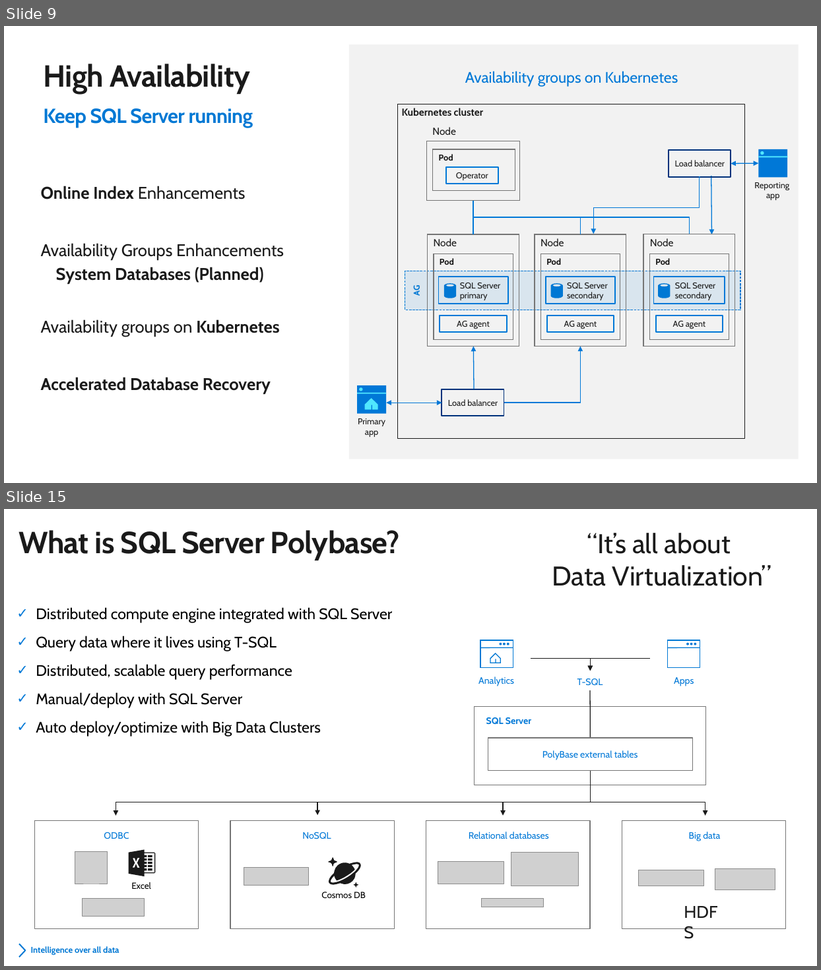
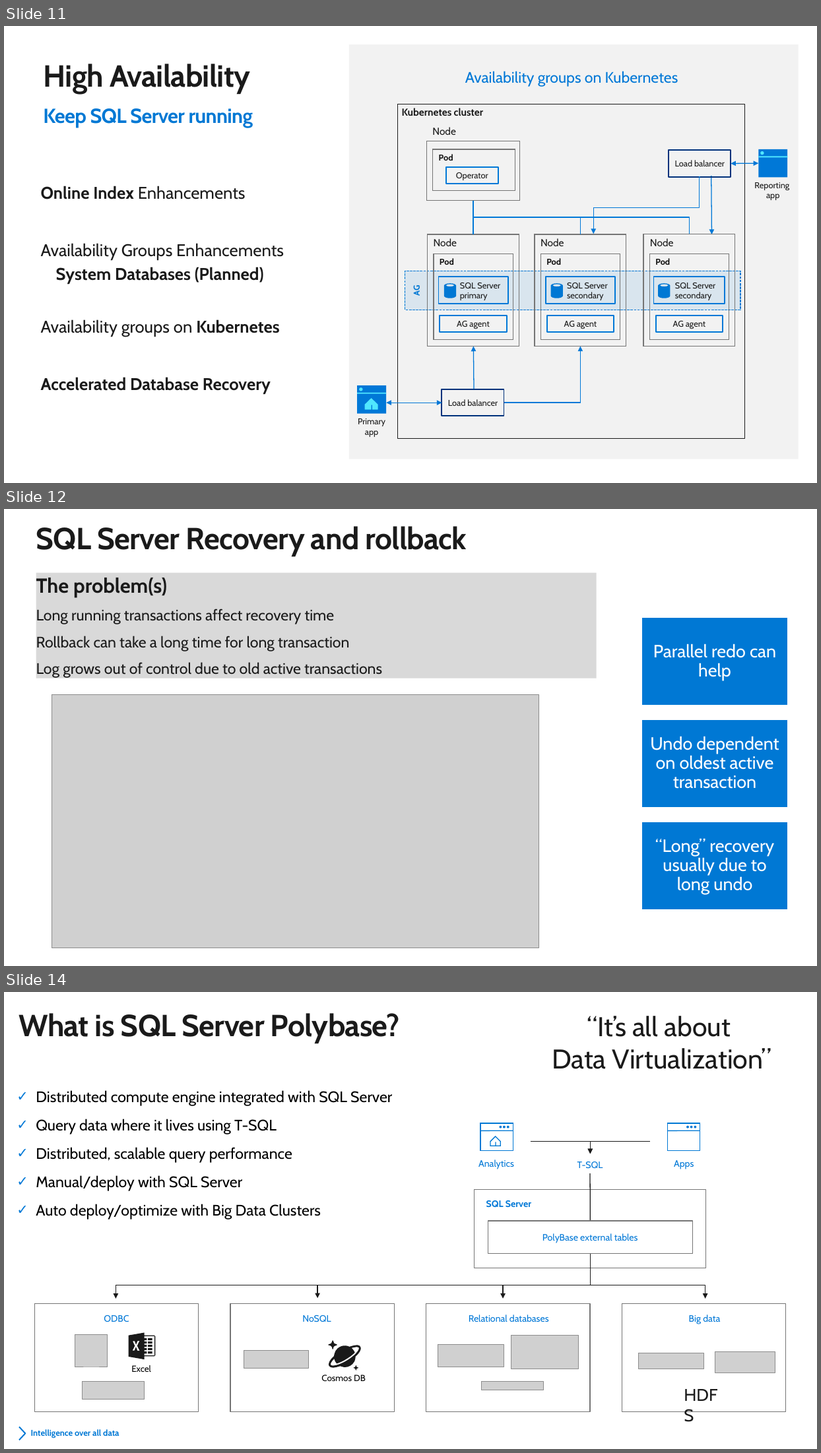
Before and after one commit to microsoft/sqlworkshops, a slide deck: SQLGroundToCloud/slides/SQL Server 2019 Modern Data Platform.pptx. Shown one above the other, each under a label of ours: slides 9 and 15 before the commit, slides 11, 12 and 14 after it; the slides between them are not shown. The pictures are 821x970 and 821x1453 pixels, drawn with LibreOffice and Linux fonts; fonts in the diff are those of the drawing; grey boxes stand for pictures; background and template pictures are left out. Boxes give left, top, right and bottom in pixels: in the first picture for what was removed or moved away, otherwise in the second. Text is boxed around its words. In the diff, an @@ line names an element or a change of style, - is before the commit and + after.

```diff
--- a/SQLGroundToCloud/slides/SQL Server 2019 Modern Data Platform.pptx
+++ b/SQLGroundToCloud/slides/SQL Server 2019 Modern Data Platform.pptx
@@ slide 12 added at (x1=4, y1=509, x2=817, y2=966), background #FFFFFF @@
@@ title added at (x1=36, y1=526, x2=467, y2=557), 36 pt, text #1A1A1A, bold @@
+SQL Server Recovery and rollback
@@ rectangle added at (x1=36, y1=572, x2=597, y2=678), fill #D9D9D9, 18 pt, text #1A1A1A @@
+The problem(s)
+Long running transactions affect recovery time
+Rollback can take a long time for long transaction
+Log grows out of control due to old active transactions
@@ picture added at (x1=52, y1=695, x2=539, y2=949) @@
@@ group added at (x1=642, y1=618, x2=789, y2=910): 3 rectangles, 3 texts @@
+Parallel redo can help
+Undo dependent on oldest active transaction
+“Long” recovery usually due to long undo
@@ what was slide 9 is now slide 11 @@
@@ what was slide 15 is now slide 14 @@
```
Also in this commit, not shown: 1 slide changed, 4 other slides added, 2 slides removed, 2 other files.
